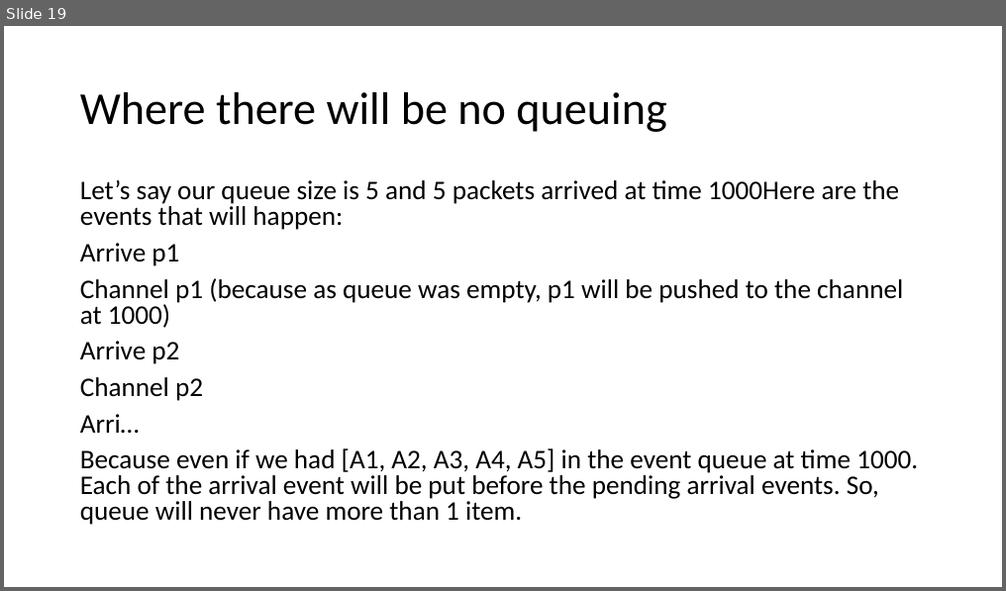
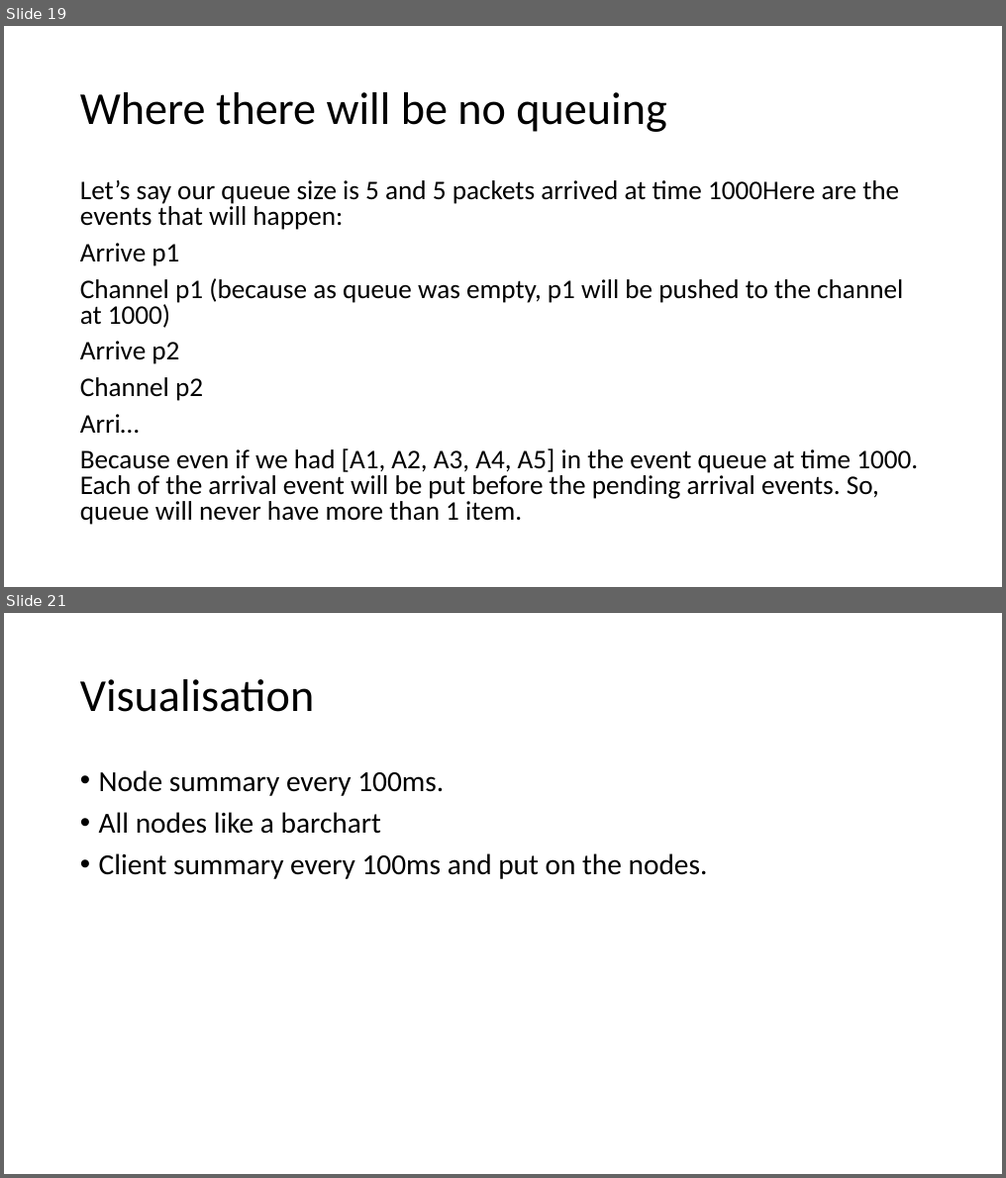
Before and after one commit to adhocmaster/pyns, a slide deck: doc/plan.pptx. Shown one above the other, each under a label of ours: slide 19 before the commit, slides 19 and 21 after it; the slides between them are not shown. The pictures are 1006x591 and 1006x1178 pixels, drawn with LibreOffice and Linux fonts; fonts in the diff are those of the drawing. Boxes give left, top, right and bottom in pixels: in the first picture for what was removed or moved away, otherwise in the second. Text is boxed around its words. In the diff, an @@ line names an element or a change of style, - is before the commit and + after.

```diff
--- a/doc/plan.pptx
+++ b/doc/plan.pptx
@@ slide 21 added at [4, 613, 1002, 1174], background #FFFFFF @@
@@ title added at [80, 679, 314, 712], 44 pt, text #000000 @@
+Visualisation
@@ text added at [99, 770, 708, 879], 28 pt, text #000000 @@
+• Node summary every 100ms.
+• All nodes like a barchart
+• Client summary every 100ms and put on the nodes.
```
Also in this commit, not shown: 1 other slide added, 7 other files.
